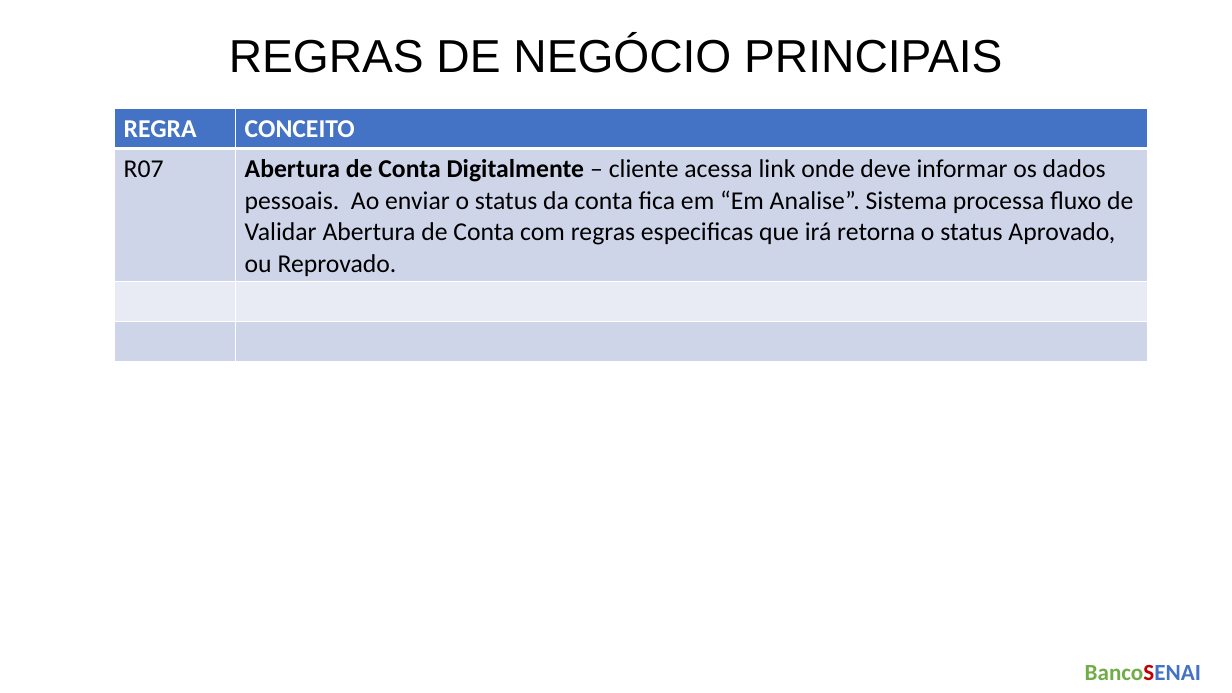
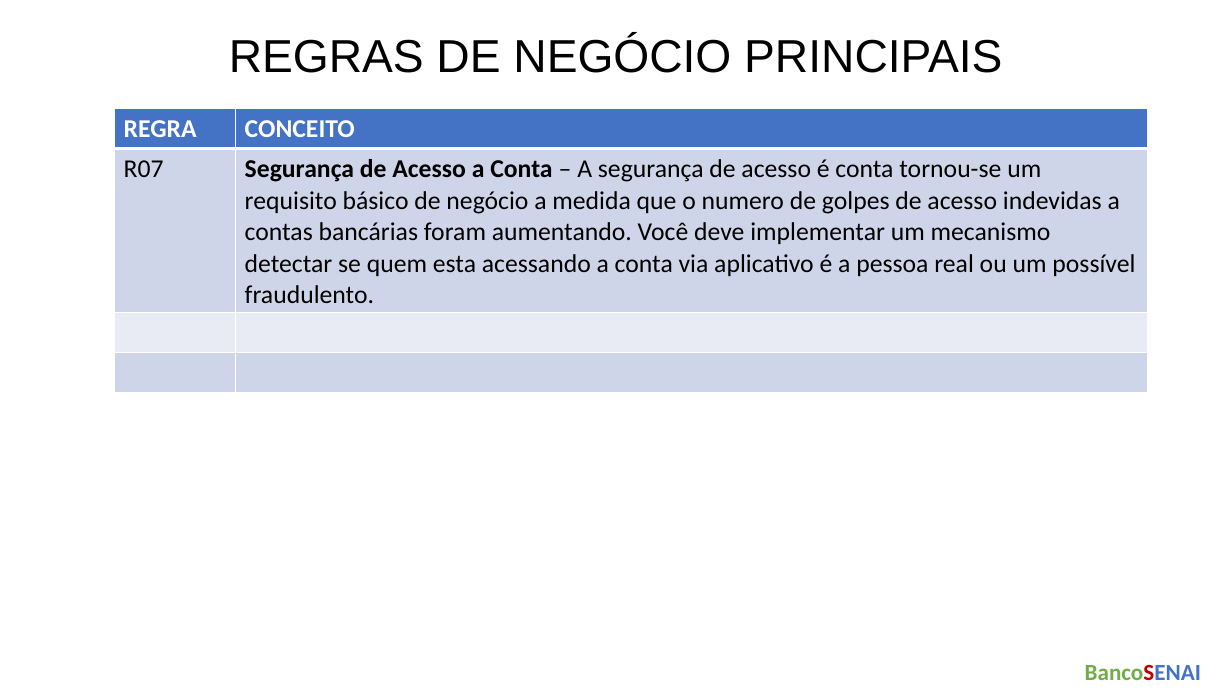
Before and after one commit to cauadrocha-dot/bancosenai, a slide deck: slide 5 of Documentacao/ArquiteturaProjeto.pptx. Drawn at 1232x693 pixels with LibreOffice and Linux fonts; fonts in the diff are those of the drawing. Boxes give left, top, right and bottom in pixels: in the first picture for what was removed or moved away, otherwise in the second. Text is boxed around its words. In the diff, an @@ line names an element or a change of style, - is before the commit and + after.

```diff
--- a/Documentacao/ArquiteturaProjeto.pptx
+++ b/Documentacao/ArquiteturaProjeto.pptx
@@ table at bbox=[115, 109, 1148, 393] @@
-row 2, column 2: Abertura de Conta Digitalmente – cliente acessa link onde deve informar os dados pessoais. Ao enviar o status da conta fica em “Em Analise”. Sistema processa fluxo de Validar Abertura de Conta com regras especificas que irá retorna o status Aprovado, ou Reprovado.
+row 2, column 2: Segurança de Acesso a Conta – A segurança de acesso é conta tornou-se um requisito básico de negócio a medida que o numero de golpes de acesso indevidas a contas bancárias foram aumentando. Você deve implementar um mecanismo detectar se quem esta acessando a conta via aplicativo é a pessoa real ou um possível fraudulento.
```
Also in this commit, not shown: 10 other files.
